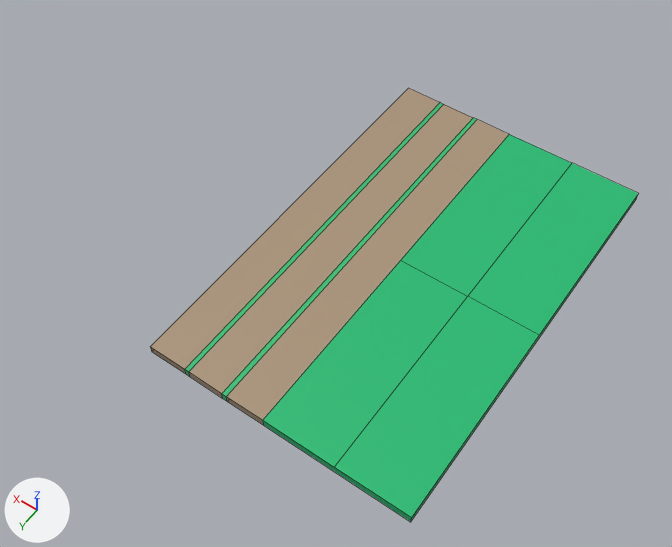
Before and after pictures for a commit that changed the Blender file assets/models/RoadBlocksModel.blend.
One viewpoint serves both versions: a 50 mm camera at (-7.97, 6.55, 16.34) aimed at (-0.47, -3.94, -0.15). Arrows for +X, +Y and +Z are at lower left; the lights stay in place. Mesh edges are drawn as thin lines.

Before the edit, the objects in view are built like this:
```python
me_cube = bpy.data.meshes.new('Cube')
me_cube.from_pydata(...)  # 33 vertices, 29 faces; spans x -5.0..1.5, y -10.0..0.0, z -0.2..0.0
me_cube.materials.append(mat_uv)  # picture img_resurrect_64_1x_png
ob_roadblock1model = bpy.data.objects.new('RoadBlock1Model', me_cube)
ob_roadblock1model.location = (0.0, 0.0, 0.0)
```
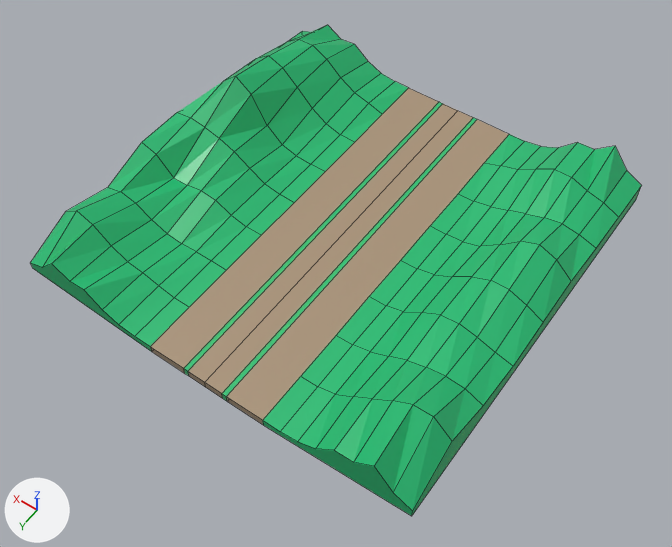
What the commit changed:
me_cube is used by ob_roadblock1model; location (0.0, 0.0, 0.0).
me_cube had 33 vertices, 29 faces and spanned x -5.0..1.5, y -10.0..0.0, z -0.2..0.0.
me_cube now has 190 vertices, 160 faces and spans x -5.0..5.0, y -10.0..0.0, z -0.2..1.67.
Part 1, on me_cube:
3 vertices are removed from x -5.0..-3.25, y -10.0..0.0, z 0.0.
14 faces are deleted.
4 vertices in x 0.54, y -10.0..0.0, z -0.2..0.0 move by (0.03, 0.0, 0.0).
4 vertices in x 0.43, y -10.0..0.0, z -0.2..0.0 move by (-0.43, 0.0, 0.0).
4 vertices move from x -5.0..-3.25, y -10.0..0.0, z -0.2..0.0 to x -5.0..-1.94, y -10.0..0.0, z 0.01..0.28.
140 vertices are added at x -5.0..5.0, y -10.0..0.0, z -0.2..1.67.
5 new vertices lie (-0.44, 0.0, 0.01) away from vertices in x -1.5, y -10.0..0.0, z 0.0.
5 new vertices lie (0.0, 1.25, 0.22) away from vertices in x -2.37..4.12, y -10.0..-2.5, z 0.01..0.31.
5 new vertices lie (0.0, 1.25, -0.07) away from vertices in x -3.69..3.69, y -7.5..-1.25, z 0.1..0.97.
5 new vertices lie (0.0, 1.25, 0.0) away from vertices in x -4.56..1.5, y -10.0..-3.75, z 0.0..0.65.
145 new faces join them.

Location of each change, [x1, y1, x2, y2] in pixels of the pictures (672 x 547 px):
'RoadBlock1Model', reshaped (25% wider, 13% taller)
    before: [150, 88, 638, 522]
    after: [31, 25, 641, 516]
